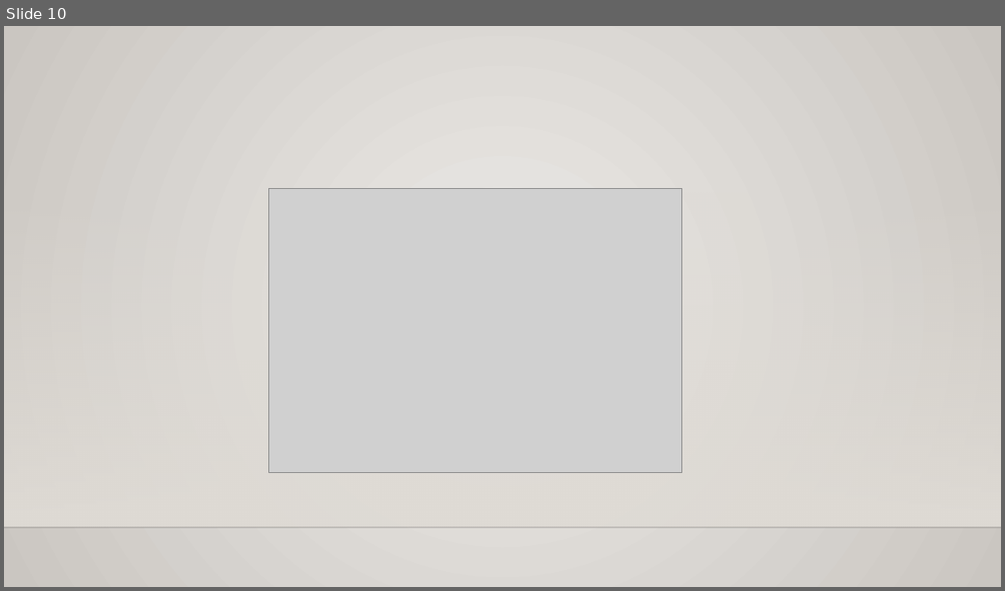
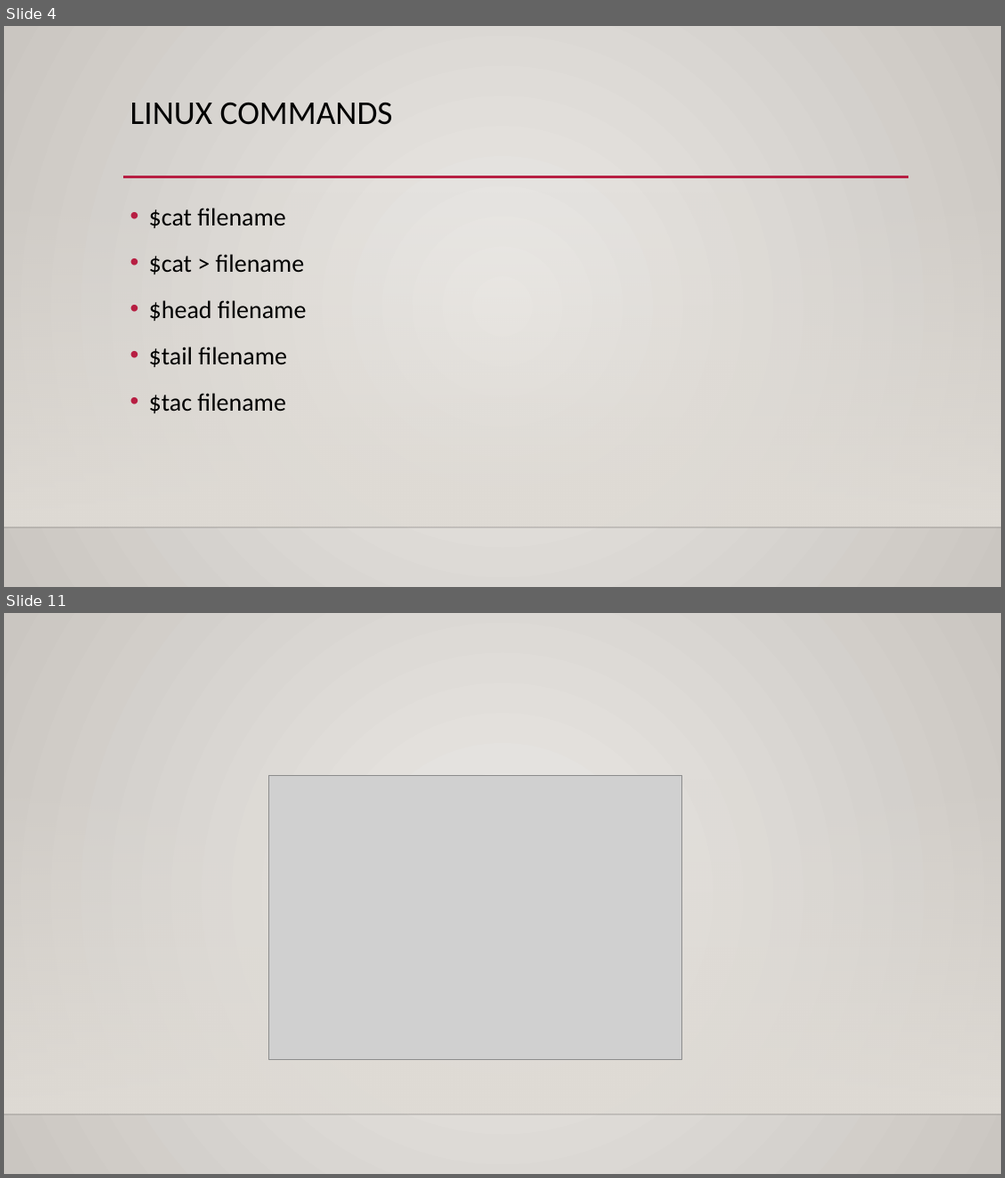
Before and after one commit to sushmithakongi/Infobell-Openshift-Daily-Work, a slide deck: Git And GitHub.pptx. Shown one above the other, each under a label of ours: slide 10 before the commit, slides 4 and 11 after it; the slides between them are not shown. The pictures are 1005x591 and 1005x1178 pixels, drawn with LibreOffice and Linux fonts; fonts in the diff are those of the drawing; grey boxes stand for pictures; background and template pictures are left out. Boxes give left, top, right and bottom in pixels: in the first picture for what was removed or moved away, otherwise in the second. Text is boxed around its words. In the diff, an @@ line names an element or a change of style, - is before the commit and + after.

```diff
--- a/Git And GitHub.pptx
+++ b/Git And GitHub.pptx
@@ slide 4 added at [4,26,1001,587], background gradient #ECEAE7 to #CAC7C1; not listed: 2 template elements that a slide beside it also shows @@
@@ title added at [130,102,393,125], 32 pt, text #000000 @@
+LINUX COMMANDS
@@ line added from (123, 177) to (909, 177), #B71E42 2.5 pt @@
@@ text added at [149,208,307,413], 24 pt, text #000000 @@
+• $cat filename
+• $cat > filename
+• $head filename
+• $tail filename
+• $tac filename
@@ what was slide 10 is now slide 11 @@
```
Also in this commit, not shown: 2 slides changed, 7 other slides added, 7 slides removed, 1 other file.
